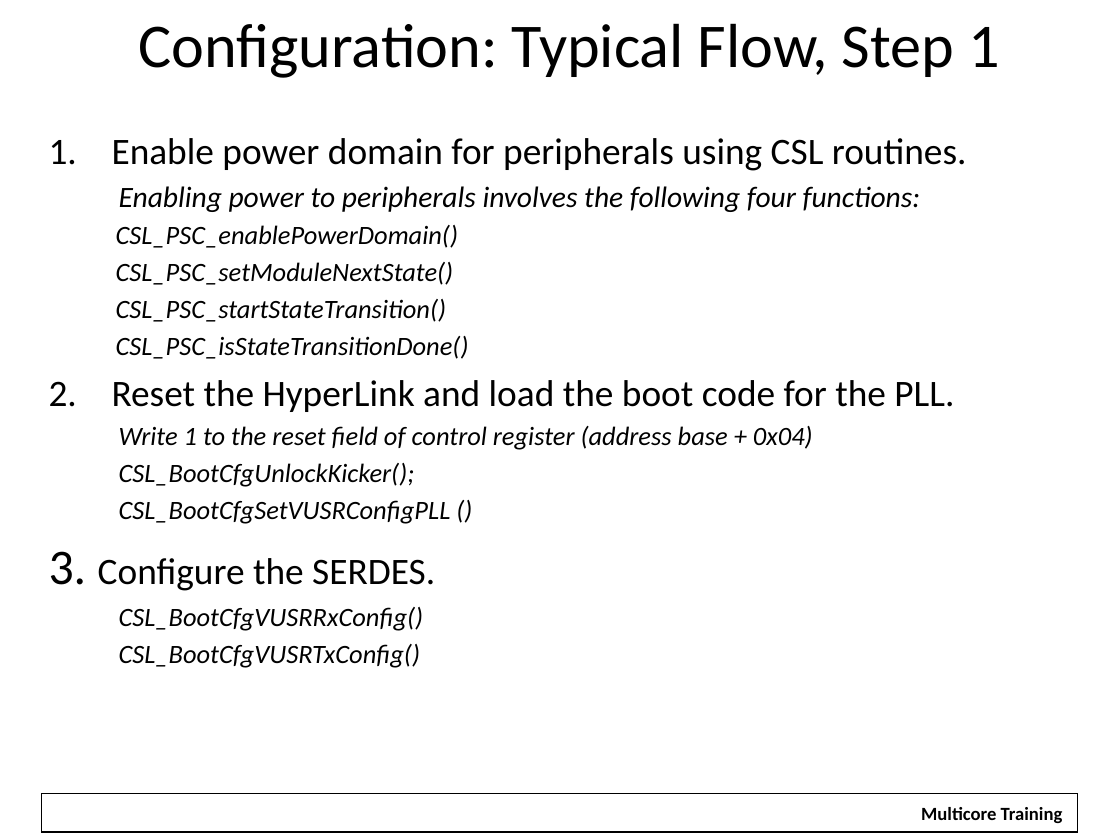
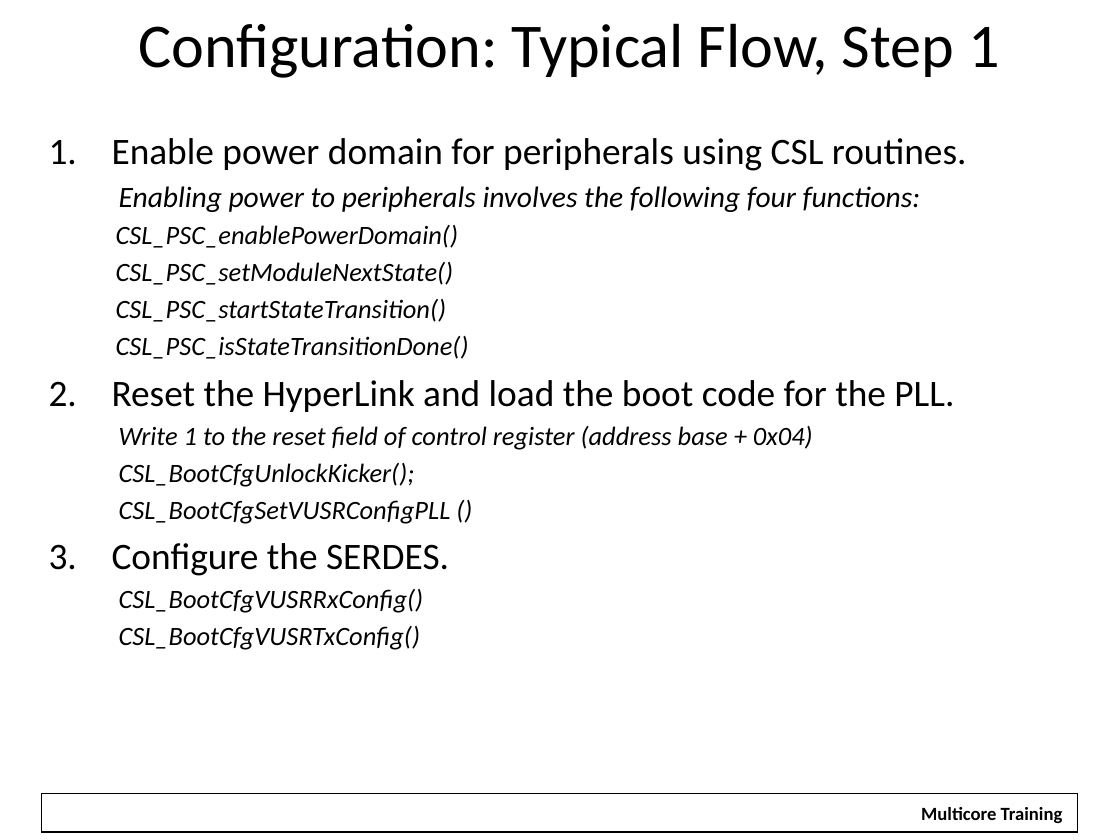
Before and after one commit to hari1989/keystone-workshop, a slide deck: slide 48 of slides/Intro to Hyperlink.pptx (slide 49 before the commit). Drawn at 1120x840 pixels with LibreOffice and Linux fonts; fonts in the diff are those of the drawing; background and template pictures are left out. Boxes give left, top, right and bottom in pixels: in the first picture for what was removed or moved away, otherwise in the second. Text is boxed around its words. In the diff, an @@ line names an element or a change of style, - is before the commit and + after.

```diff
--- a/slides/Intro to Hyperlink.pptx
+++ b/slides/Intro to Hyperlink.pptx
@@ text at bbox=[112, 543, 449, 576]: text changed @@
-3. Configure the SERDES.
+3. Configure the SERDES.
```
Also in this commit, not shown: 18 other slides changed, 1 slide removed.
